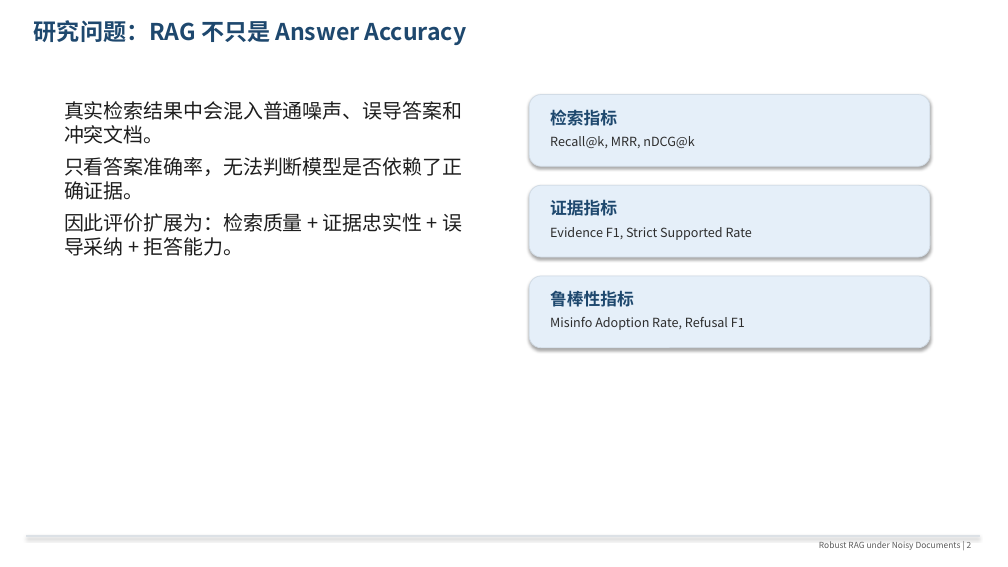
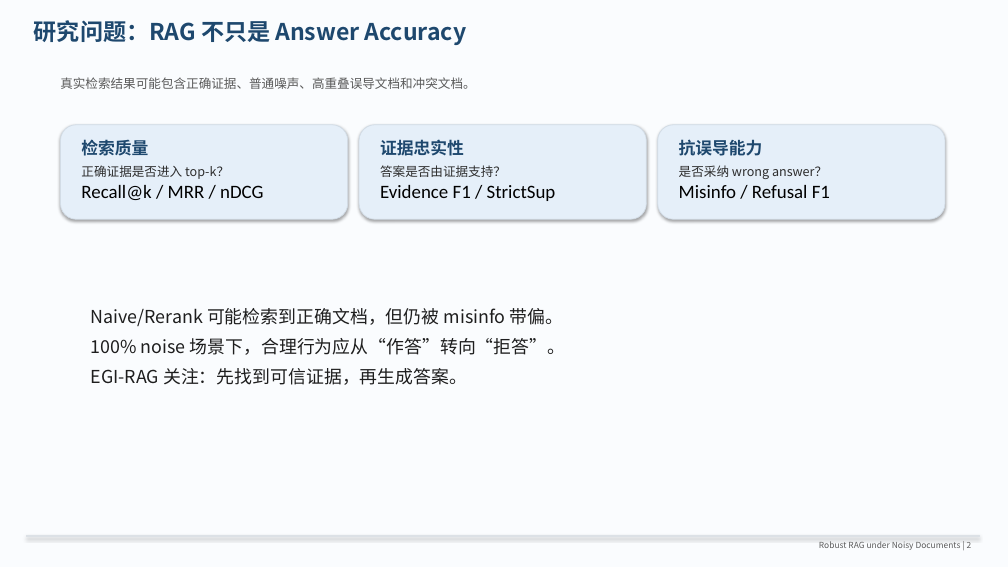
Before and after one commit to Willyuliam/nlp4, a slide deck: slide 2 of reports/rag_noise_robustness_presentation.pptx. Drawn at 1008x567 pixels with LibreOffice and Linux fonts; fonts in the diff are those of the drawing. Boxes give left, top, right and bottom in pixels: in the first picture for what was removed or moved away, otherwise in the second. Text is boxed around its words. In the diff, an @@ line names an element or a change of style, - is before the commit and + after.

```diff
--- a/reports/rag_noise_robustness_presentation.pptx
+++ b/reports/rag_noise_robustness_presentation.pptx
@@ background #FFFFFF to #FAFCFE @@
@@ text added at bbox=[60, 77, 475, 89], 12 pt, text #5A5A5A @@
+真实检索结果可能包含正确证据、普通噪声、高重叠误导文档和冲突文档。
@@ text removed at bbox=[64, 101, 462, 256] @@
-真实检索结果中会混入普通噪声、误导答案和冲突文档。
-只看答案准确率，无法判断模型是否依赖了正确证据。
-因此评价扩展为：检索质量 + 证据忠实性 + 误导采纳 + 拒答能力。
@@ text removed at bbox=[550, 110, 694, 148] @@
-检索指标
-Recall@k, MRR, nDCG@k
@@ rounded rectangle added at bbox=[60, 125, 348, 219], fill #E5EFF9, outline #D2DCE6 0.75 pt @@
@@ text added at bbox=[81, 140, 263, 200], 18 pt, text #000000 @@
+检索质量
+正确证据是否进入 top-k？
+Recall@k / MRR / nDCG
@@ rounded rectangle: place and size @@
-rounded rectangle at bbox=[529, 185, 930, 257]
+rounded rectangle at bbox=[359, 125, 647, 219]
@@ text added at bbox=[380, 139, 556, 201], 18 pt, text #000000 @@
+证据忠实性
+答案是否由证据支持？
+Evidence F1 / StrictSup
@@ rounded rectangle: place and size @@
-rounded rectangle at bbox=[529, 95, 930, 166]
+rounded rectangle at bbox=[658, 125, 945, 219]
@@ text added at bbox=[679, 139, 830, 198], 18 pt, text #000000 @@
+抗误导能力
+是否采纳 wrong answer？
+Misinfo / Refusal F1
@@ text removed at bbox=[550, 200, 752, 240] @@
-证据指标
-Evidence F1, Strict Supported Rate
@@ rounded rectangle removed at bbox=[529, 276, 930, 348] @@
@@ text removed at bbox=[550, 291, 745, 330] @@
-鲁棒性指标
-Misinfo Adoption Rate, Refusal F1
@@ text added at bbox=[91, 308, 565, 385], 17 pt, text #1E1E1E @@
+Naive/Rerank 可能检索到正确文档，但仍被 misinfo 带偏。
+100% noise 场景下，合理行为应从“作答”转向“拒答”。
+EGI-RAG 关注：先找到可信证据，再生成答案。
```
Also in this commit, not shown: 8 other slides changed, 3 slides removed, 1 other file.
